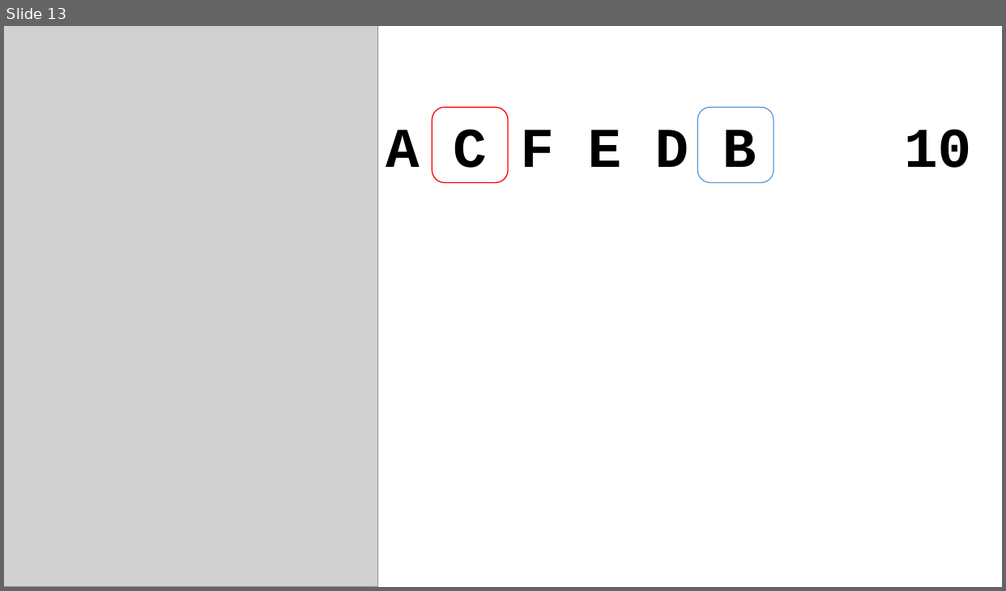
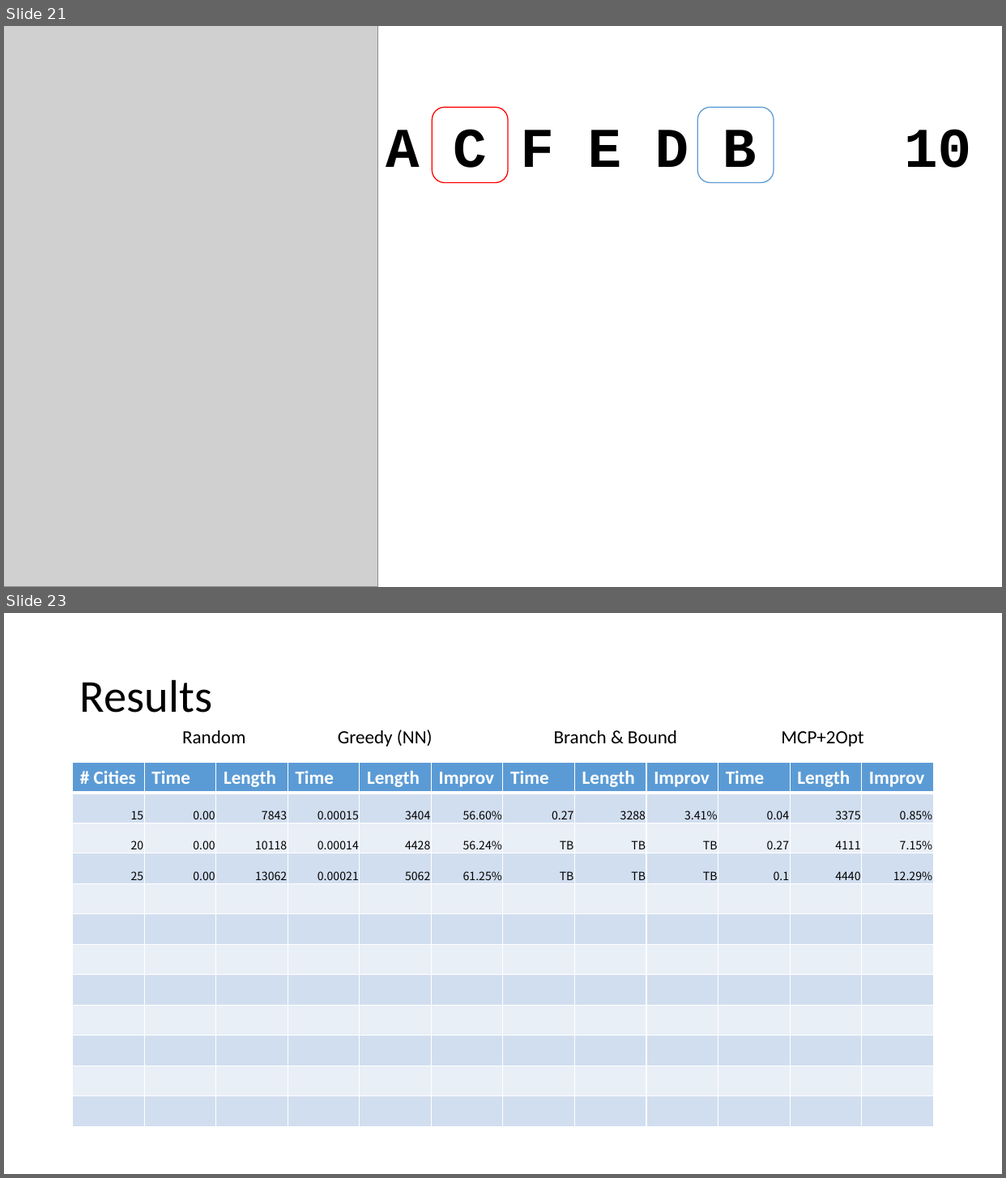
Before and after one commit to depperm/TSP, a slide deck: smallAnimation.pptx. Shown one above the other, each under a label of ours: slide 13 before the commit, slides 21 and 23 after it; the slides between them are not shown. The pictures are 1006x591 and 1006x1178 pixels, drawn with LibreOffice and Linux fonts; fonts in the diff are those of the drawing; grey boxes stand for pictures. Boxes give left, top, right and bottom in pixels: in the first picture for what was removed or moved away, otherwise in the second. Text is boxed around its words. In the diff, an @@ line names an element or a change of style, - is before the commit and + after.

```diff
--- a/smallAnimation.pptx
+++ b/smallAnimation.pptx
@@ slide 23 added at (4,613,1002,1174), background #FFFFFF @@
@@ title added at (80,679,212,713), 44 pt, text #000000 @@
+Results
@@ text added at (182,730,245,743), 18 pt, text #000000 @@
+Random
@@ text added at (338,730,432,747), 18 pt, text #000000 @@
+Greedy (NN)
@@ text added at (554,730,677,743), 18 pt, text #000000 @@
+Branch & Bound
@@ text added at (781,731,863,747), 18 pt, text #000000 @@
+MCP+2Opt
@@ table added at (73,763,936,1127), 12 rows, 12 columns @@
+# Cities | Time | Length | Time | Length | Improv | Time | Length | Improv | Time | Length | Improv
+15 | 0.00 | 7843 | 0.00015 | 3404 | 56.60% | 0.27 | 3288 | 3.41% | 0.04 | 3375 | 0.85%
+20 | 0.00 | 10118 | 0.00014 | 4428 | 56.24% | TB | TB | TB | 0.27 | 4111 | 7.15%
+25 | 0.00 | 13062 | 0.00021 | 5062 | 61.25% | TB | TB | TB | 0.1 | 4440 | 12.29%
+ |  |  |  |  |  |  |  |  |  |  | 
+ |  |  |  |  |  |  |  |  |  |  | 
+ |  |  |  |  |  |  |  |  |  |  | 
+ |  |  |  |  |  |  |  |  |  |  | 
+ |  |  |  |  |  |  |  |  |  |  | 
+ |  |  |  |  |  |  |  |  |  |  | 
+ |  |  |  |  |  |  |  |  |  |  | 
+ |  |  |  |  |  |  |  |  |  |  | 
@@ what was slide 13 is now slide 21 @@
```
Also in this commit, not shown: 10 other slides added, 1 slide removed.
